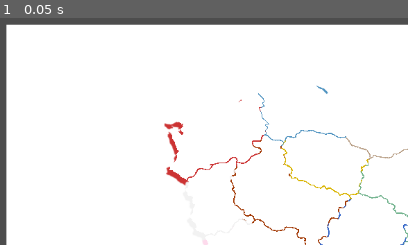
Above: before the commit, frame 1.
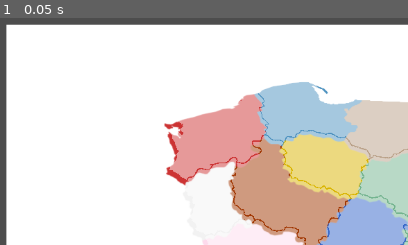
Above: after the commit, the same moment.

Repository: kamyszek-m/W2HT
Game: Godot game, scene res://Scenes/Main.tscn
The game is run twice, just before and just after one commit, with the same random seed, the same clock (stepped at 60 frames per second) and the same inputs.
Inputs:
- Up to frame 1 (0.05 s): no input

The runs differ from the first frame. In frame 1, 30% of the frame differs, in the area x 41-100%, y 28-100%.

Commit message:
Added Camera Movement

Diff:
--- /dev/null
+++ b/Scenes/Camera2D.gd
@@ -0,0 +1,36 @@
+extends Camera2D
+
+func zoom_in():
+	var current_zoom = self.zoom
+	self.set_zoom(current_zoom * 1.05)
+
+func zoom_out():
+	var current_zoom = self.zoom
+	self.set_zoom(current_zoom * 0.95)
+
+func move_offset(event):
+	var rel_x = event.relative.x
+	var rel_y = event.relative.y
+	var cam_pos = self.get_offset()
+	var current_zoom = self.zoom
+
+	cam_pos.x -= rel_x / current_zoom.x
+	cam_pos.y -= rel_y / current_zoom.y
+	self.set_offset(cam_pos)
+
+func _unhandled_input(event):
+	if event is InputEventMouseMotion and event.button_mask > 0:
+		self.move_offset(event)
+	if event is InputEventMouseButton and event.button_index == MOUSE_BUTTON_WHEEL_UP:
+		self.zoom_in()
+	elif event is InputEventMouseButton and event.button_index == MOUSE_BUTTON_WHEEL_DOWN:
+		self.zoom_out()
+
+# Called when the node enters the scene tree for the first time.
+func _ready():
+	pass # Replace with function body.
+
+
+# Called every frame. 'delta' is the elapsed time since the previous frame.
+func _process(delta):
+	pass
--- a/Scenes/Main.tscn
+++ b/Scenes/Main.tscn
@@ -1,7 +1,8 @@
-[gd_scene load_steps=3 format=3 uid="uid://clnavsioq6jpt"]
+[gd_scene load_steps=4 format=3 uid="uid://clnavsioq6jpt"]
 
 [ext_resource type="Script" path="res://Scenes/Main.gd" id="1_81nw4"]
 [ext_resource type="Texture2D" uid="uid://y0hieaps3tul" path="res://Map_data/region_map.png" id="2_v78vj"]
+[ext_resource type="Script" path="res://Scenes/Camera2D.gd" id="3_0p4gh"]
 
 [node name="Main" type="Node2D"]
 script = ExtResource("1_81nw4")
@@ -15,3 +16,4 @@
 [node name="Regions" type="Node2D" parent="."]
 
 [node name="Camera2D" type="Camera2D" parent="."]
+script = ExtResource("3_0p4gh")
--- a/Scenes/Region_Area.gd
+++ b/Scenes/Region_Area.gd
@@ -14,7 +14,7 @@
 
 func _on_child_entered_tree(node):
 	if node.is_class("Polygon2D"):
-		node.color = Color(1, 1, 1, 1)
+		node.color = Color(1, 1, 1, 0.5)
 
 
 func _on_mouse_entered():
Not shown, changed: TODO.txt
